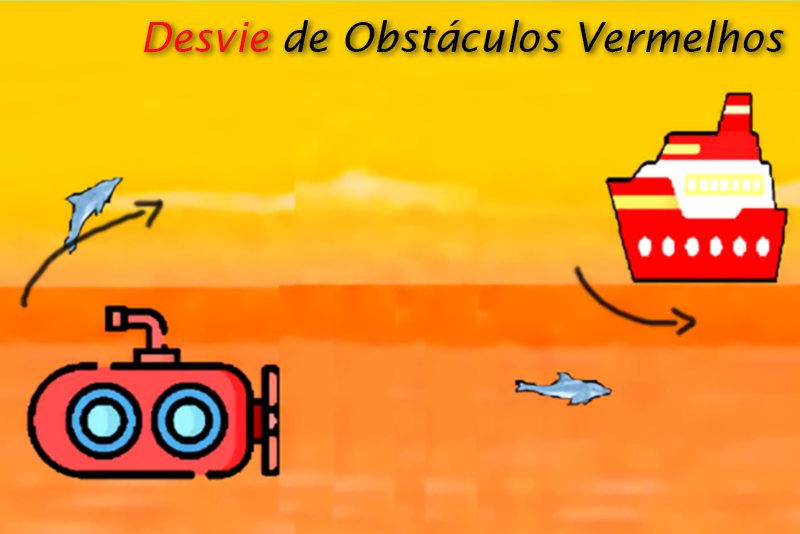
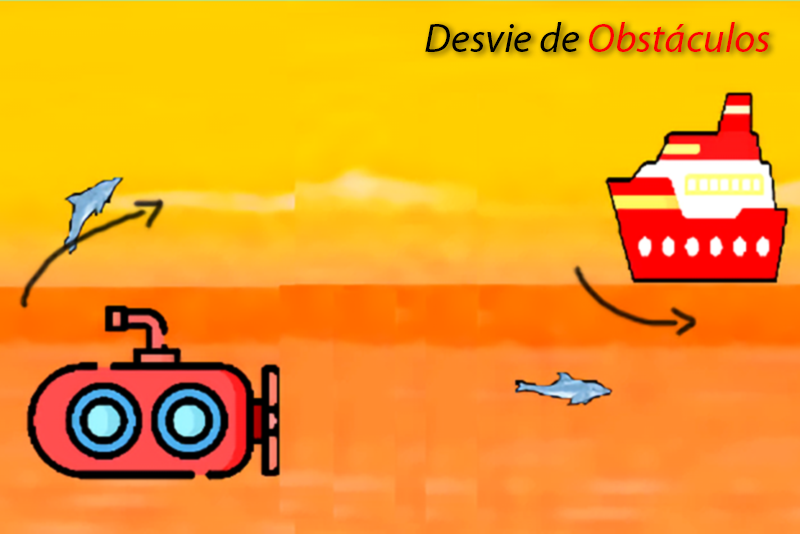
Layered file, before and after one edit (800×534). Changes by layer:
renamed "Desvie de Obstáculos Vermelhos" to "Desvie de Obstáculos", painted on it over [143, 20, 784, 52]
